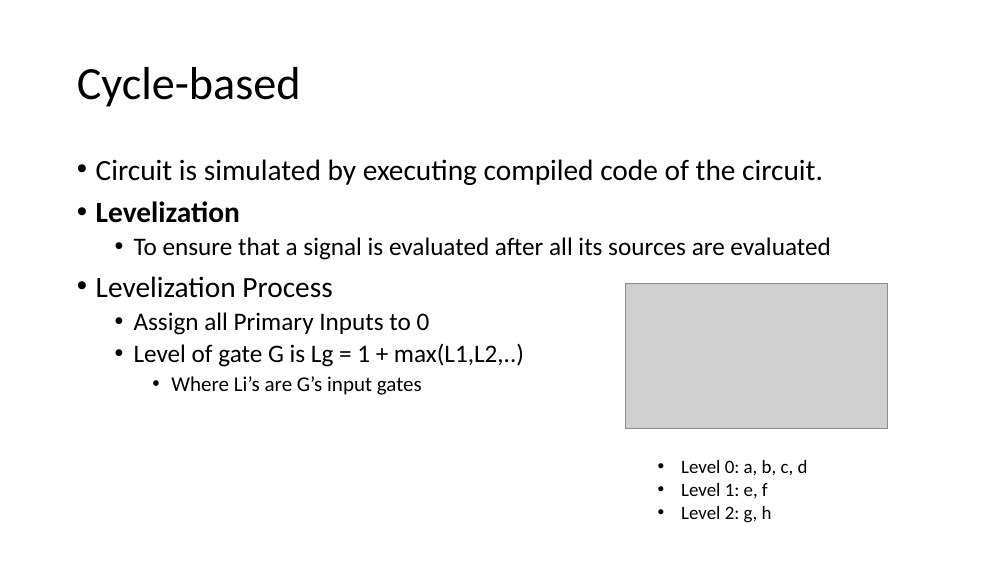
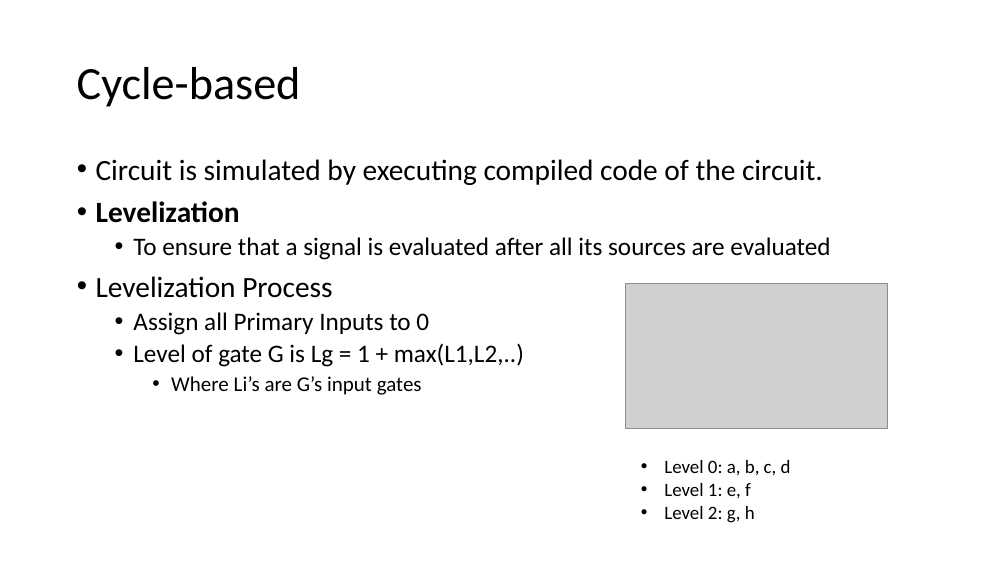
Before and after one commit to isomoye/EEGR471, a slide deck: slide 13 of sections/Segment_3.pptm (slide 14 before the commit). Drawn at 1008x567 pixels with LibreOffice and Linux fonts; fonts in the diff are those of the drawing; grey boxes stand for pictures. Boxes give left, top, right and bottom in pixels: in the first picture for what was removed or moved away, otherwise in the second. Text is boxed around its words. In the diff, an @@ line names an element or a change of style, - is before the commit and + after.

```diff
--- a/sections/Segment_3.pptm
+++ b/sections/Segment_3.pptm
@@ text "Level 0: a, b, c, ...": place and size @@
-text "Level 0: a, b, c, ..." at (681,460,808,523)
+text "Level 0: a, b, c, ..." at (664,460,791,523)
```
Also in this commit, not shown: 7 other slides changed, 114 slides removed, 19 other files.
